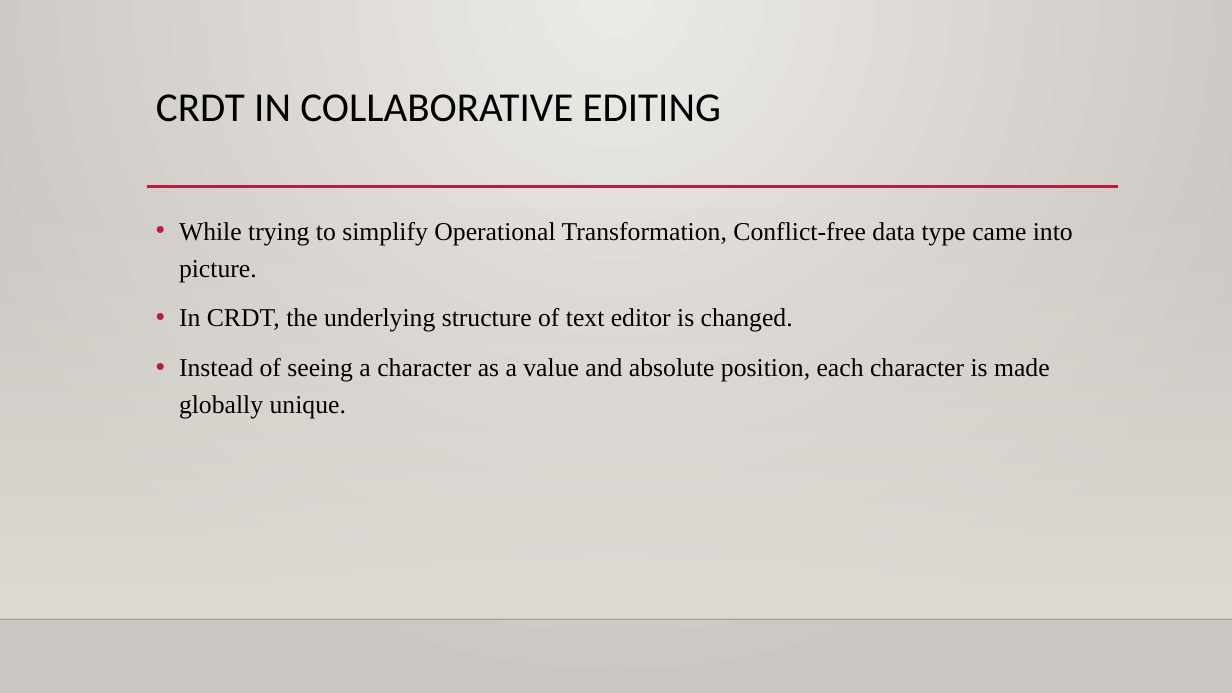
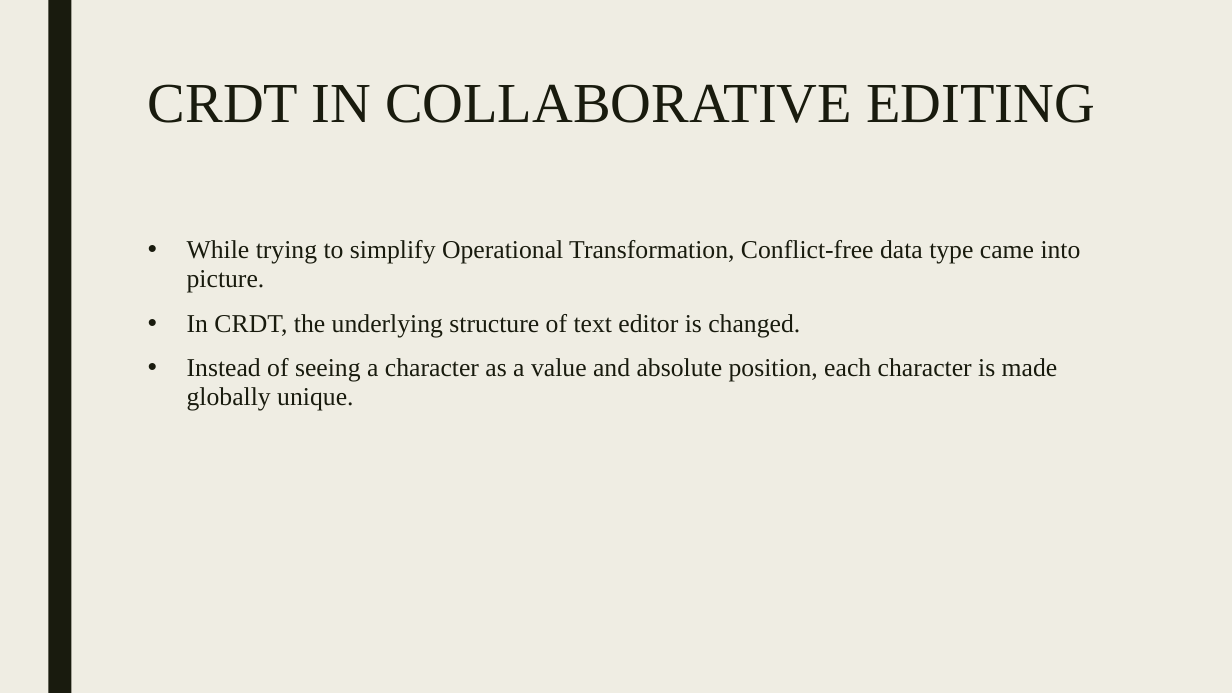
Before and after one commit to azhagumathi/pres, a slide deck: slide 7 of crdt.pptx (slide 25 before the commit). Drawn at 1232x693 pixels with LibreOffice and Linux fonts; fonts in the diff are those of the drawing; background and template pictures are left out. Boxes give left, top, right and bottom in pixels: in the first picture for what was removed or moved away, otherwise in the second. Text is boxed around its words. In the diff, an @@ line names an element or a change of style, - is before the commit and + after.

```diff
--- a/crdt.pptx
+++ b/crdt.pptx
@@ background gradient #ECEAE7 to #CAC7C1 to #EFEDE3 @@
@@ rectangle added at (48, 0, 71, 693), fill #191B0E @@
@@ title "CRDT IN COLLABORATIVE EDITING": place and size @@
-title "CRDT IN COLLABORATIVE EDITING" at (156, 94, 721, 122)
+title "CRDT IN COLLABORATIVE EDITING" at (148, 84, 1095, 123)
@@ title "CRDT IN COLLABORATIVE EDITING" at (148, 84, 1095, 123): size 32 to 44 pt, font Calibri to Times New Roman, text colour #000000 to #191B0E; line spacing 0.9 to 0.89 @@
@@ rectangle removed at (0, 204, 1232, 619) @@
@@ line removed from (147, 187) to (1118, 187) @@
@@ text "While trying to simplify Operational ...": place and size @@
-text "While trying to simplify Operational ..." at (179, 222, 1073, 419)
+text "While trying to simplify Operational ..." at (187, 240, 1081, 411)
@@ text "While trying to simplify Operational ..." at (187, 240, 1081, 411): text colour #000000 to #191B0E; indent changed; line spacing 1.2 to 0.94; more space between paragraphs @@
@@ line removed from (0, 619) to (1232, 619) @@
```
Also in this commit, not shown: 9 other slides changed, 2 slides added, 22 slides removed, 1 other file.
